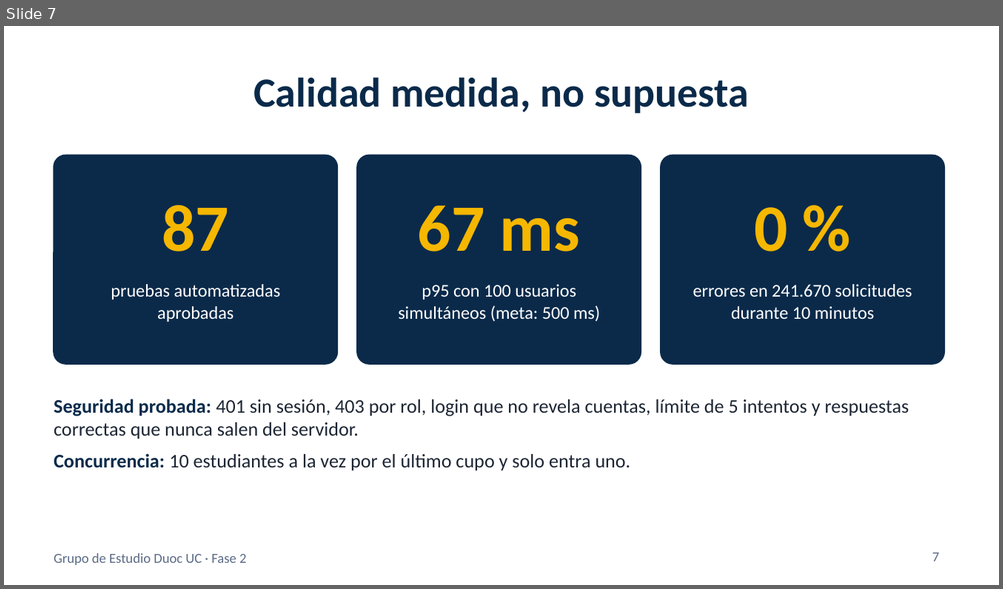
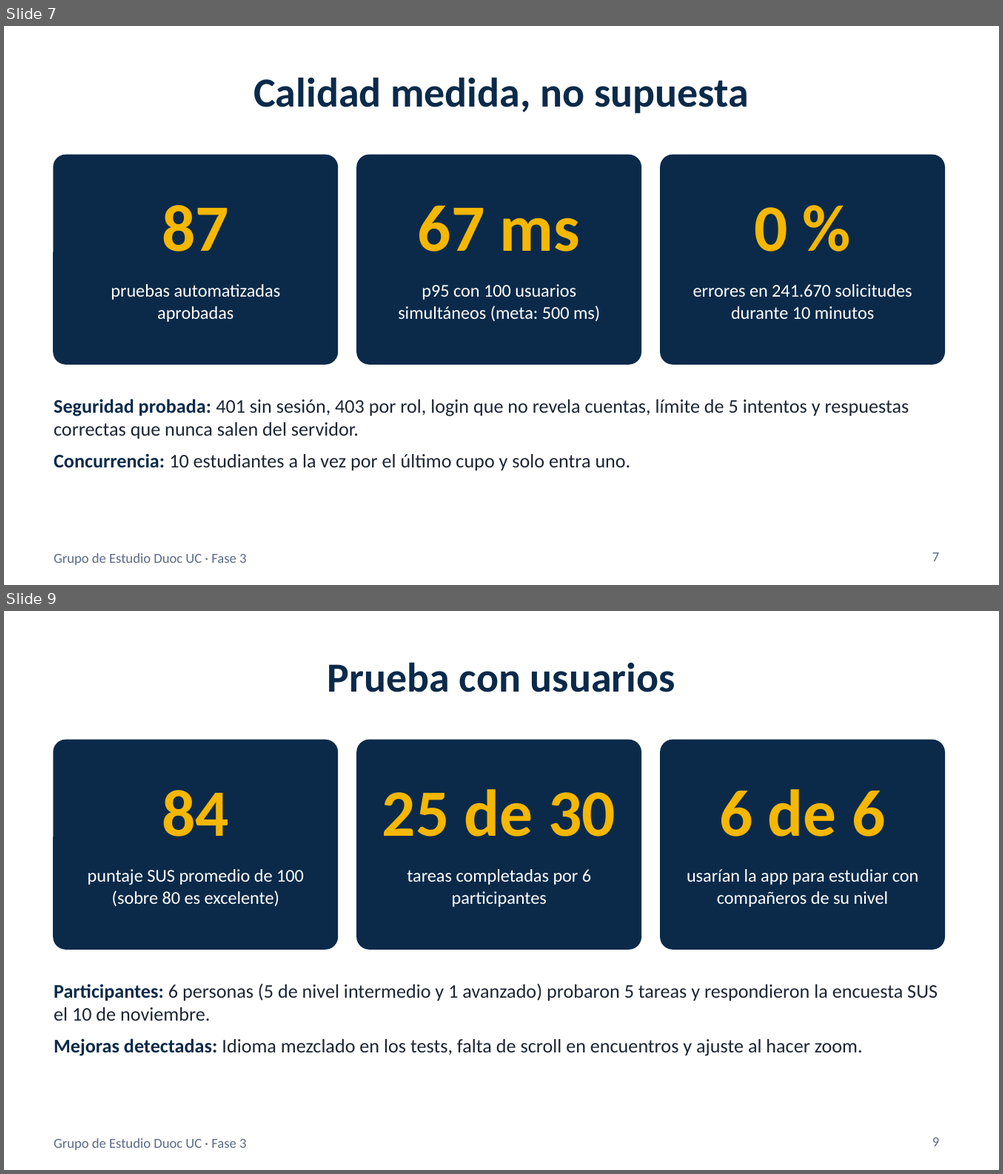
Before and after one commit to alanmartinez135/capstone, a slide deck: Fase 2/Evidencias Proyecto/Presentación Proyecto.pptx. Shown one above the other, each under a label of ours: slide 7 before the commit, slides 7 and 9 after it; the slides between them are not shown. The pictures are 1003x589 and 1003x1174 pixels, drawn with LibreOffice and Linux fonts; fonts in the diff are those of the drawing. Boxes give left, top, right and bottom in pixels: in the first picture for what was removed or moved away, otherwise in the second. Text is boxed around its words. In the diff, an @@ line names an element or a change of style, - is before the commit and + after.

Commit message:
cambios fase 2
se añadieron archivos faltantes, además de actualizar guia 2.4 y 2.6

```diff
--- a/Fase 2/Evidencias Proyecto/Presentación Proyecto.pptx
+++ b/Fase 2/Evidencias Proyecto/Presentación Proyecto.pptx
@@ slide 9 added at [4,611,999,1170], background #FFFFFF; not listed: 1 template element that a slide beside it also shows @@
@@ title added at [327,662,675,692], 30 pt, text #0B2A4A, bold @@
+Prueba con usuarios
@@ rounded rectangle added at [54,741,337,949], fill #0B2A4A, outline #0B2A4A 1 pt @@
@@ rounded rectangle added at [357,741,640,949], fill #0B2A4A, outline #0B2A4A 1 pt @@
@@ rounded rectangle added at [660,741,944,949], fill #0B2A4A, outline #0B2A4A 1 pt @@
@@ text added at [162,790,229,837], 48 pt, text #F5B700, bold @@
+84
@@ text added at [382,789,615,837], 48 pt, text #F5B700, bold @@
+25 de 30
@@ text added at [719,789,885,837], 48 pt, text #F5B700, bold @@
+6 de 6
@@ text added at [88,869,304,906], 13 pt, text #FFFFFF @@
+puntaje SUS promedio de 100 (sobre 80 es excelente)
@@ text added at [407,869,591,907], 13 pt, text #FFFFFF @@
+tareas completadas por 6 participantes
@@ text added at [686,869,919,907], 13 pt, text #FFFFFF @@
+usarían la app para estudiar con compañeros de su nivel
@@ text added at [54,984,937,1056], 14 pt, text #1C2533 @@
+Participantes: 6 personas (5 de nivel intermedio y 1 avanzado) probaron 5 tareas y respondieron la encuesta SUS el 10 de noviembre.
+Mejoras detectadas: Idioma mezclado en los tests, falta de scroll en encuentros y ajuste al hacer zoom.
@@ page number added at [932,1138,939,1147], 10 pt, text #5B6B85 @@
+9
@@ slide 7 changed as well @@
@@ text at [54,554,246,565]: text changed @@
-Grupo de Estudio Duoc UC · Fase 2
+Grupo de Estudio Duoc UC · Fase 3
```
Also in this commit, not shown: 8 other slides changed, 1 other slide added, 19 other files.
